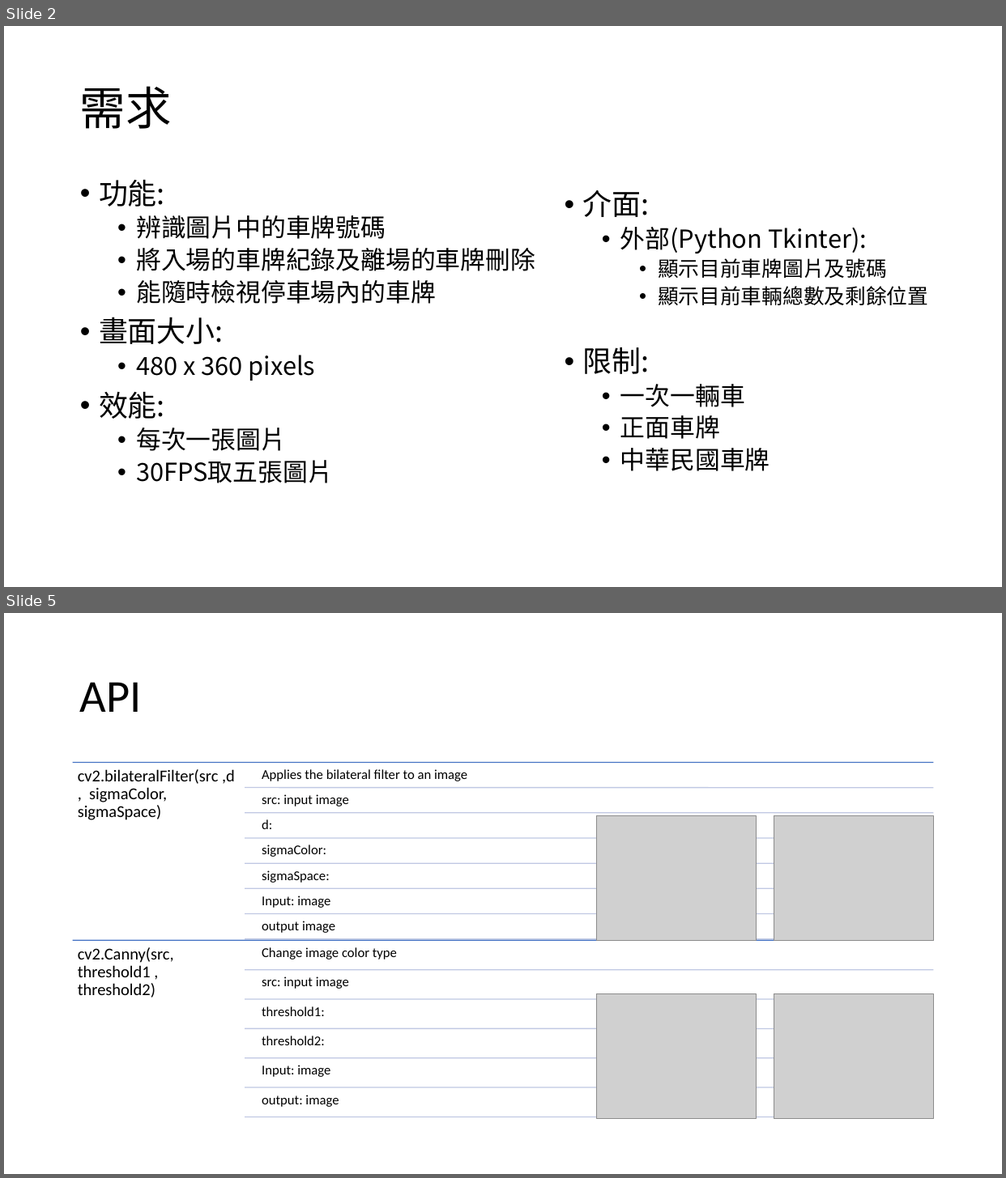
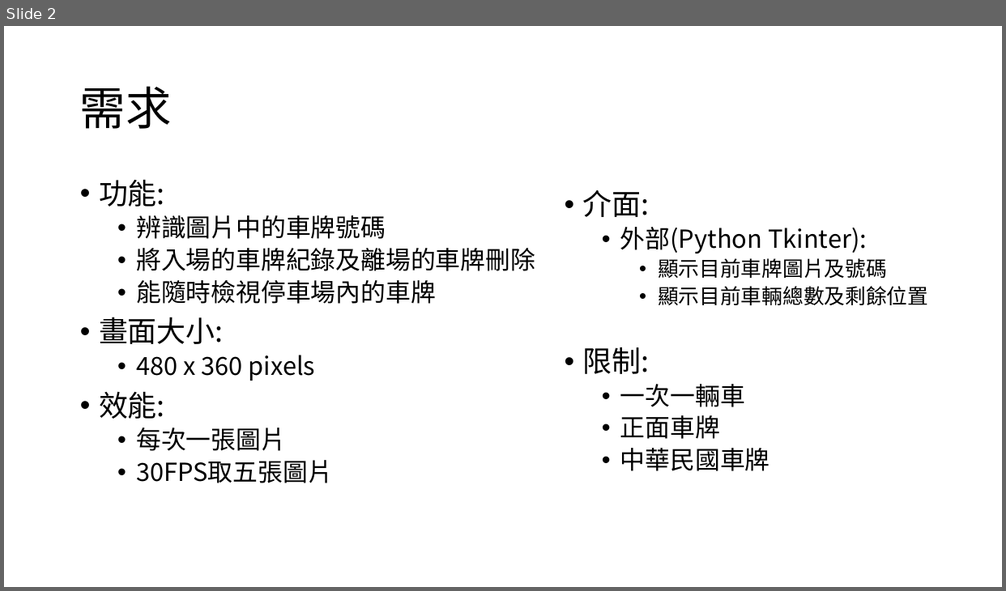
Before and after one commit to Koukya/Embedded-Image-Processing, a slide deck: 車牌辨識.pptx. Shown one above the other, each under a label of ours: slides 2 and 5 before the commit, slide 2 after it; the slides between them are not shown. The pictures are 1006x1178 and 1006x591 pixels, drawn with LibreOffice and Linux fonts; fonts in the diff are those of the drawing; grey boxes stand for pictures. Boxes give left, top, right and bottom in pixels: in the first picture for what was removed or moved away, otherwise in the second. Text is boxed around its words. In the diff, an @@ line names an element or a change of style, - is before the commit and + after.

```diff
--- a/車牌辨識.pptx
+++ b/車牌辨識.pptx
@@ slide 5 removed at [4, 613, 1002, 1174], background #FFFFFF @@
@@ title removed at [80, 682, 142, 712] @@
-API
@@ picture removed at [596, 815, 756, 941] @@
@@ picture removed at [774, 815, 933, 941] @@
@@ picture removed at [596, 994, 756, 1119] @@
@@ picture removed at [774, 994, 933, 1119] @@
@@ group removed at [73, 763, 934, 1118]: 15 lines, 15 texts @@
-cv2.bilateralFilter(src ,d , sigmaColor, sigmaSpace)
-Applies the bilateral filter to an image
-src: input image
-d:
-sigmaColor:
-sigmaSpace:
-Input: image
-output image
-cv2.Canny(src, threshold1 , threshold2)
-Change image color type
-src: input image
-threshold1:
-threshold2:
-Input: image
-output: image
```
Also in this commit, not shown: 1 slide changed, 1 slide added, 1 other slide removed.
